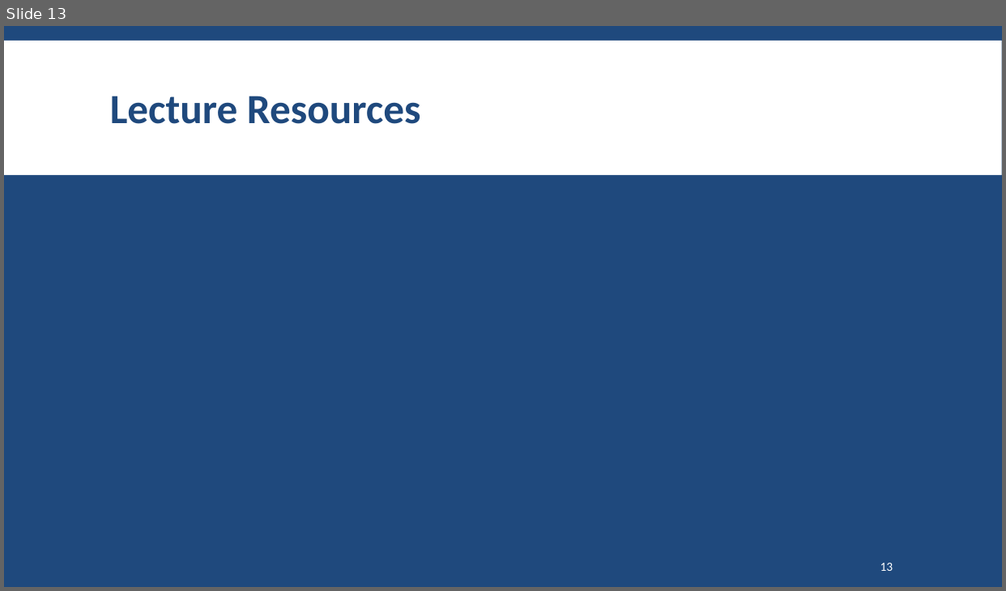
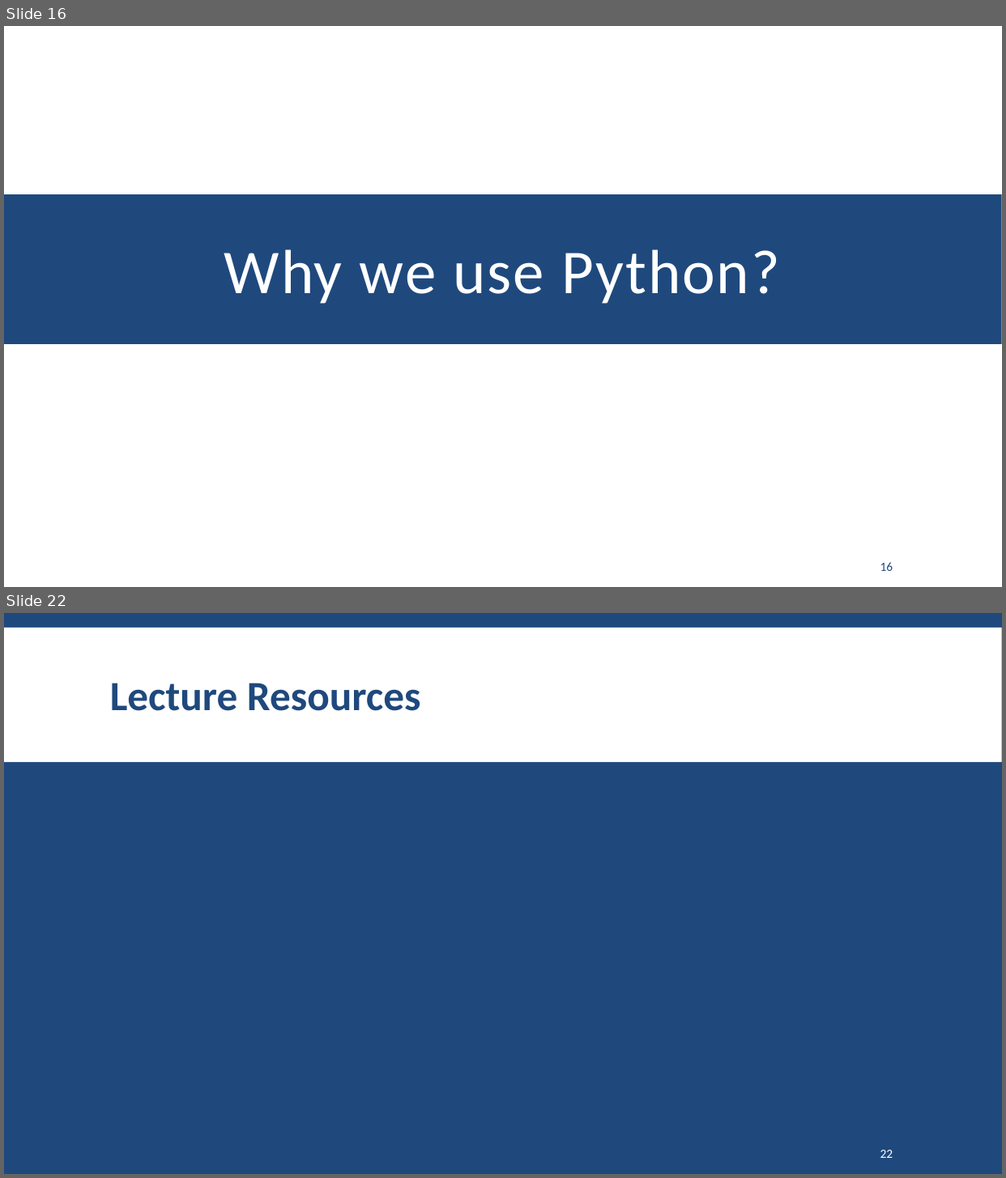
Before and after one commit to SharifPythonSpace/Course1401, a slide deck: Slide/00-Introduction to Programming Applications with Python.pptx. Shown one above the other, each under a label of ours: slide 13 before the commit, slides 16 and 22 after it; the slides between them are not shown. The pictures are 1006x591 and 1006x1178 pixels, drawn with LibreOffice and Linux fonts; fonts in the diff are those of the drawing; background and template pictures are left out. Boxes give left, top, right and bottom in pixels: in the first picture for what was removed or moved away, otherwise in the second. Text is boxed around its words. In the diff, an @@ line names an element or a change of style, - is before the commit and + after.

```diff
--- a/Slide/00-Introduction to Programming Applications with Python.pptx
+++ b/Slide/00-Introduction to Programming Applications with Python.pptx
@@ slide 16 added at (x1=4, y1=26, x2=1002, y2=587), background #FFFFFF @@
@@ rectangle added at (x1=4, y1=194, x2=1002, y2=344), fill #1F497D @@
@@ title added at (x1=224, y1=250, x2=779, y2=304), 60 pt, text #FFFFFF @@
+Why we use Python?
@@ page number added at (x1=880, y1=562, x2=893, y2=571), 12 pt, text #1F497D @@
+16
@@ what was slide 13 is now slide 22 @@
@@ page number at (x1=880, y1=1150, x2=893, y2=1158): text changed @@
-13
+22
```
Also in this commit, not shown: 5 slides changed, 8 other slides added.
